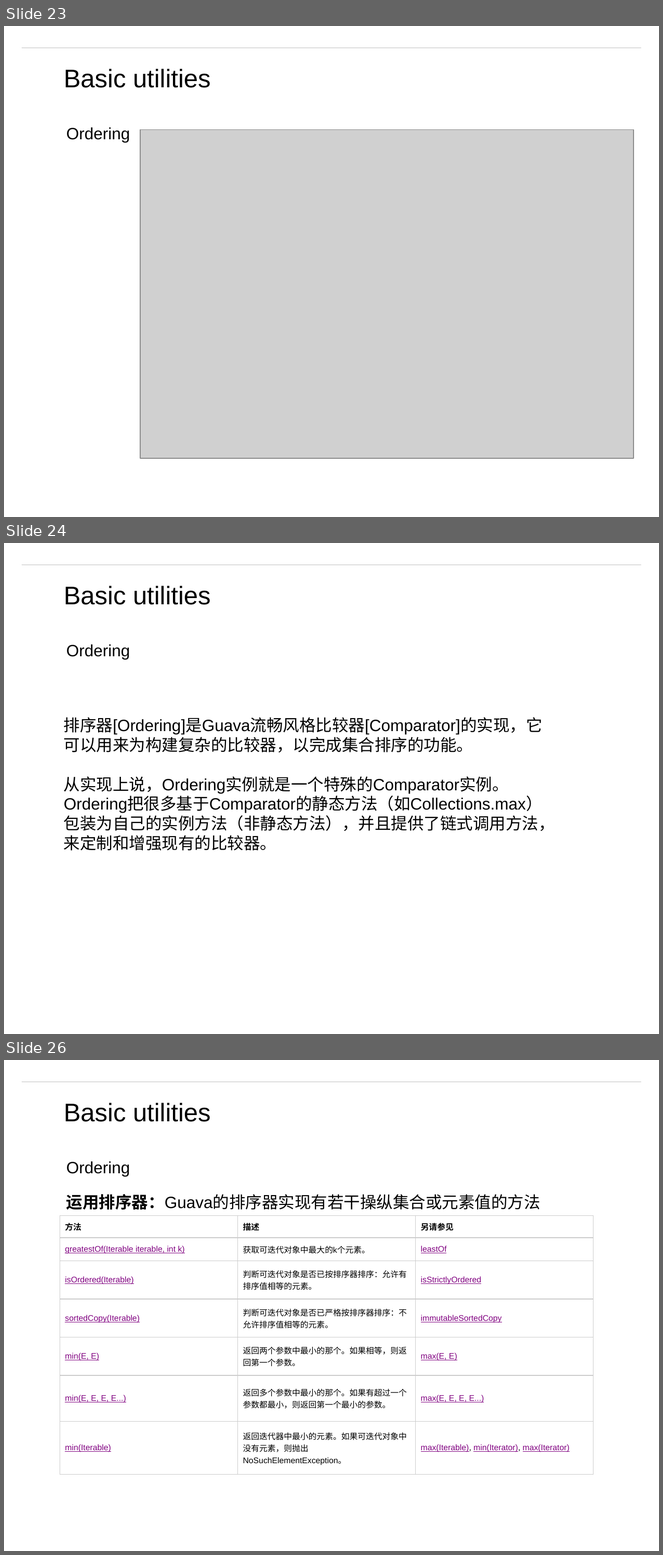
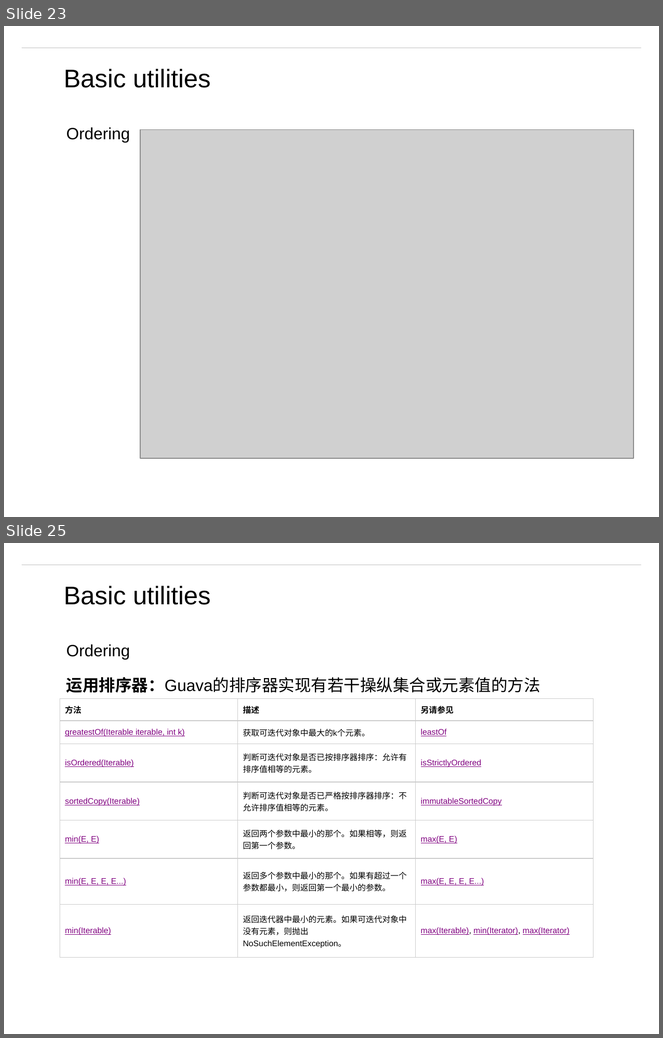
Before and after one commit to matt19870107/Guava, a slide deck: Guava.pptm. Shown one above the other, each under a label of ours: slides 23, 24 and 26 before the commit, slides 23 and 25 after it; the slides between them are not shown. The pictures are 663x1555 and 663x1038 pixels, drawn with LibreOffice and Linux fonts; fonts in the diff are those of the drawing; grey boxes stand for pictures; background and template pictures are left out. Boxes give left, top, right and bottom in pixels: in the first picture for what was removed or moved away, otherwise in the second. Text is boxed around its words. In the diff, an @@ line names an element or a change of style, - is before the commit and + after.

```diff
--- a/Guava.pptm
+++ b/Guava.pptm
@@ slide 24 removed at bbox=[4, 543, 659, 1034], background #FFFFFF; not listed: 1 template element that a slide beside it also shows @@
@@ text removed at bbox=[64, 586, 211, 605] @@
-Basic utilities
@@ text removed at bbox=[66, 644, 130, 659] @@
-Ordering
@@ text removed at bbox=[64, 717, 555, 851] @@
-排序器[Ordering]是Guava流畅风格比较器[Comparator]的实现，它可以用来为构建复杂的比较器，以完成集合排序的功能。
-从实现上说，Ordering实例就是一个特殊的Comparator实例。Ordering把很多基于Comparator的静态方法（如Collections.max）包装为自己的实例方法（非静态方法），并且提供了链式调用方法，来定制和增强现有的比较器。
@@ what was slide 26 is now slide 25 @@
```
Also in this commit, not shown: 2 slides changed, 2 other files.
